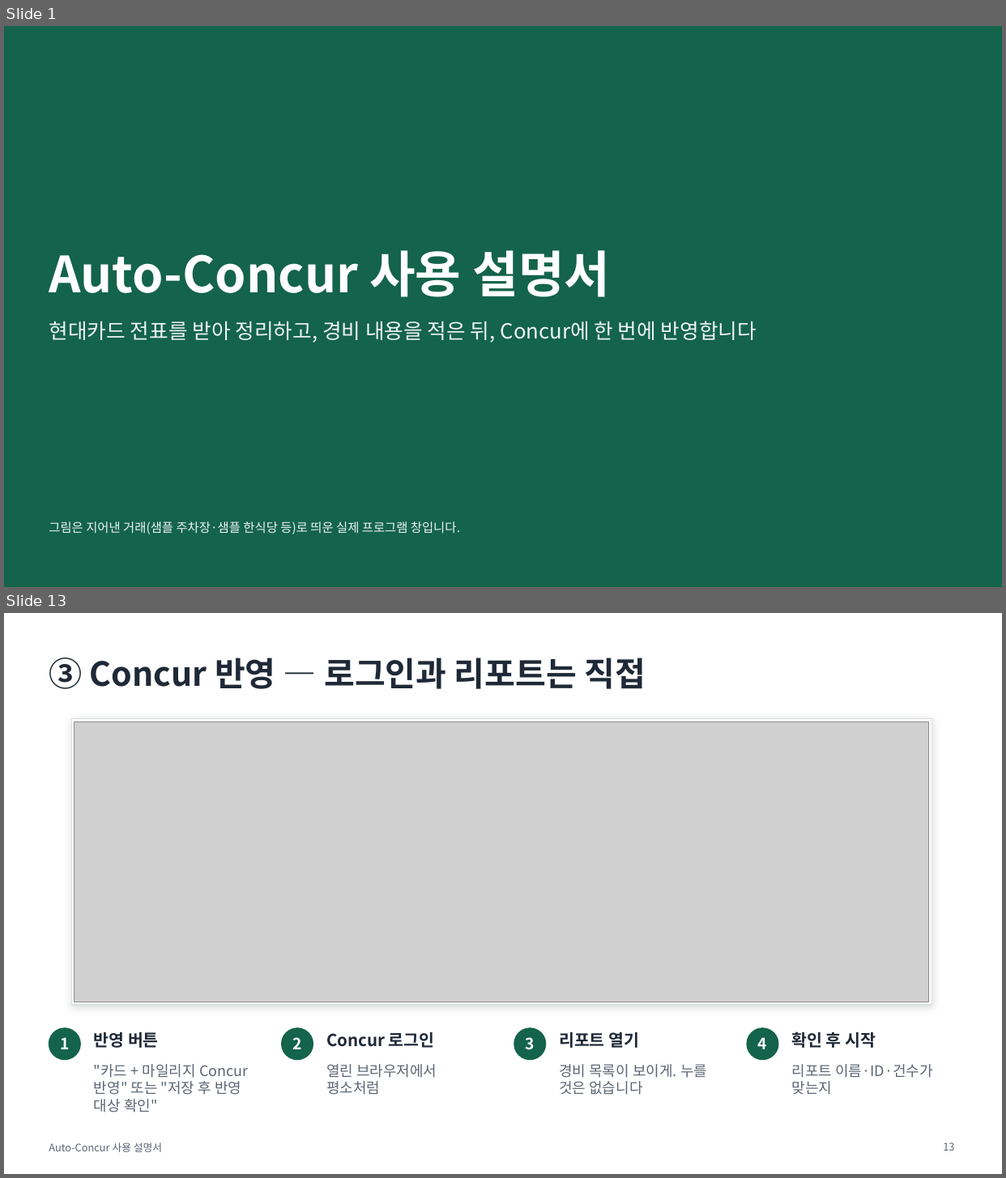
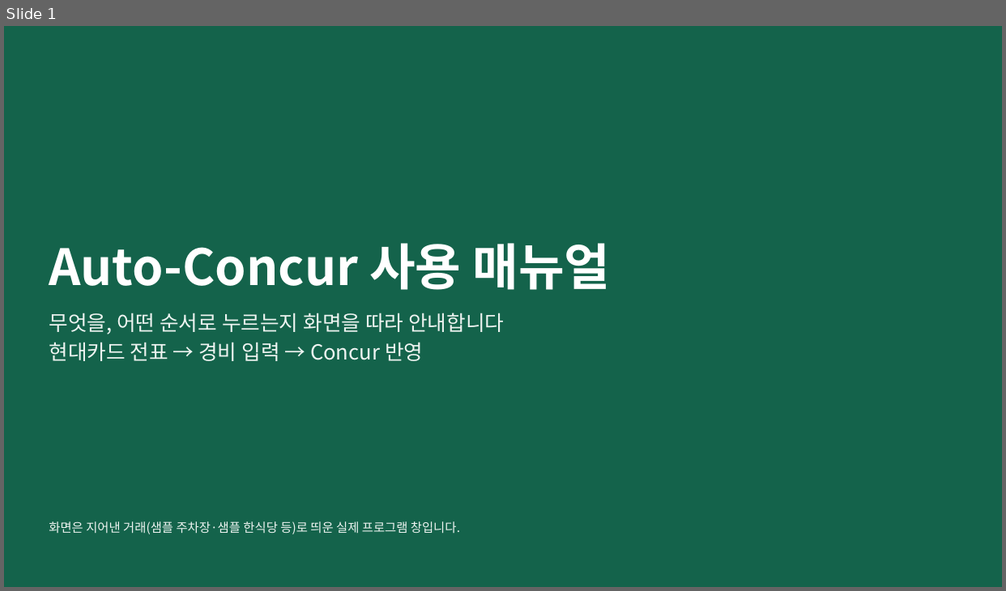
Before and after one commit to oks9924/Auto-Concur, a slide deck: docs/manual.pptx. Shown one above the other, each under a label of ours: slides 1 and 13 before the commit, slide 1 after it; the slides between them are not shown. The pictures are 1006x1178 and 1006x591 pixels, drawn with LibreOffice and Linux fonts; fonts in the diff are those of the drawing; grey boxes stand for pictures. Boxes give left, top, right and bottom in pixels: in the first picture for what was removed or moved away, otherwise in the second. Text is boxed around its words. In the diff, an @@ line names an element or a change of style, - is before the commit and + after.

```diff
--- a/docs/manual.pptx
+++ b/docs/manual.pptx
@@ slide 13 removed at [4,613,1002,1174], background #FFFFFF @@
@@ title removed at [49,658,646,689] @@
-③ Concur 반영 — 로그인과 리포트는 직접
@@ rectangle removed at [71,718,932,1005] @@
@@ picture removed at [74,722,929,1003] @@
@@ ellipse removed at [49,1029,80,1060] @@
@@ text removed at [60,1037,69,1050] @@
-1
@@ text removed at [94,1032,159,1048] @@
-반영 버튼
@@ ellipse removed at [282,1029,313,1060] @@
@@ text removed at [292,1037,301,1050] @@
-2
@@ text removed at [326,1033,435,1048] @@
-Concur 로그인
@@ ellipse removed at [514,1029,546,1060] @@
@@ text removed at [526,1037,535,1050] @@
-3
@@ text removed at [559,1032,639,1048] @@
-리포트 열기
@@ ellipse removed at [747,1029,778,1060] @@
@@ text removed at [758,1037,767,1050] @@
-4
@@ text removed at [791,1032,876,1048] @@
-확인 후 시작
@@ text removed at [94,1064,248,1113] @@
-"카드 + 마일리지 Concur 반영" 또는 "저장 후 반영 대상 확인"
@@ text removed at [326,1064,437,1095] @@
-열린 브라우저에서 평소처럼
@@ text removed at [559,1064,707,1095] @@
-경비 목록이 보이게. 누를 것은 없습니다
@@ text removed at [791,1064,933,1095] @@
-리포트 이름·ID·건수가 맞는지
@@ text removed at [49,1143,162,1152] @@
-Auto-Concur 사용 설명서
@@ page number removed at [943,1143,954,1151] @@
-13
@@ slide 1 changed as well @@
@@ title at [49,243,611,290]: text changed @@
-Auto-Concur 사용 설명서
+Auto-Concur 사용 매뉴얼
@@ text at [49,313,504,361]: text changed @@
-현대카드 전표를 받아 정리하고, 경비 내용을 적은 뒤, Concur에 한 번에 반영합니다
+무엇을, 어떤 순서로 누르는지 화면을 따라 안내합니다
+현대카드 전표 → 경비 입력 → Concur 반영
@@ text at [49,522,460,535]: text changed @@
-그림은 지어낸 거래(샘플 주차장·샘플 한식당 등)로 띄운 실제 프로그램 창입니다.
+화면은 지어낸 거래(샘플 주차장·샘플 한식당 등)로 띄운 실제 프로그램 창입니다.
```
Also in this commit, not shown: 9 other slides changed, 11 slides added, 8 other slides removed.
